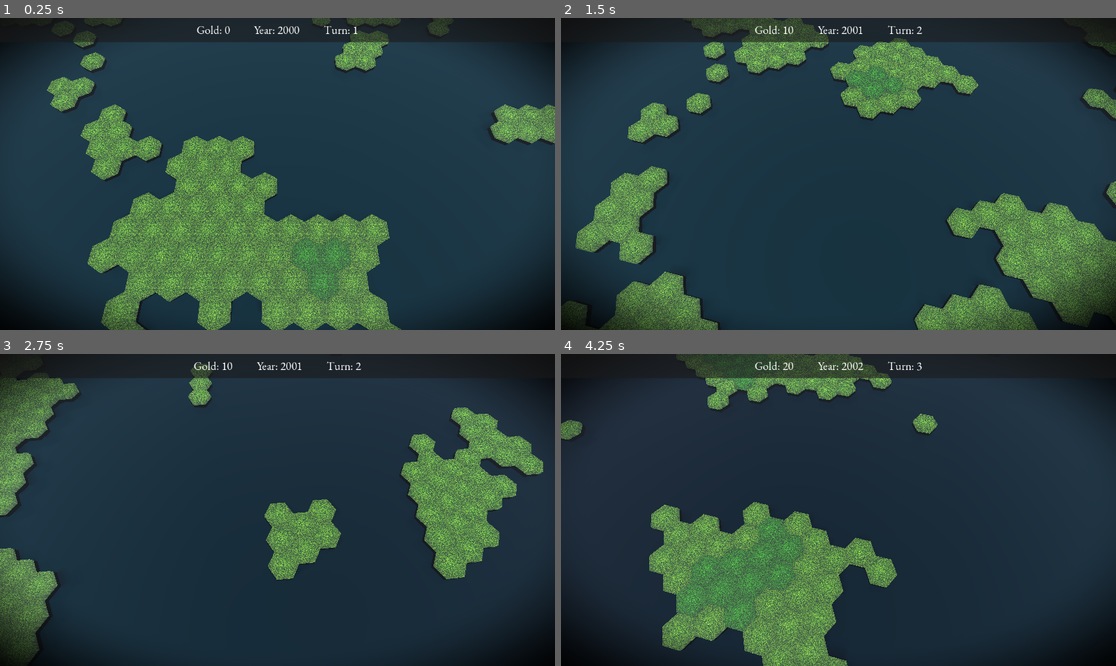
Above: before the commit, frames 1-4 (two rows, left to right).
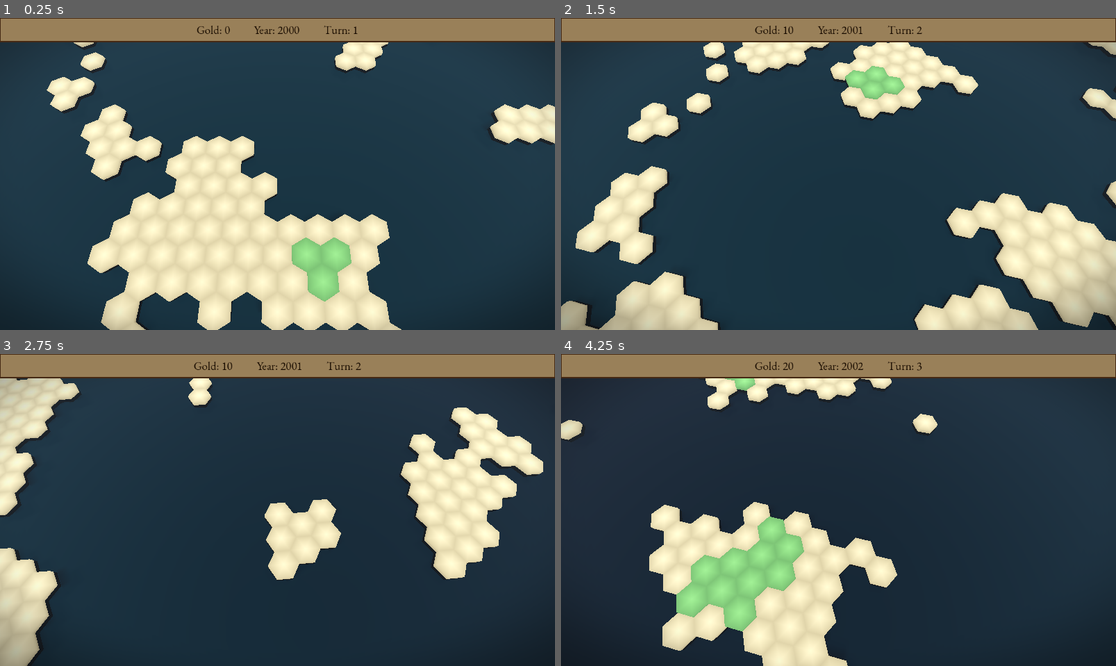
Above: after the commit, the same moments.

Repository: rfdickerson/new-game-project
Game: Godot game, scene res://node_3d.tscn
The game is run twice, just before and just after one commit, with the same random seed, the same clock (stepped at 60 frames per second) and the same inputs. A sky picture missing from this copy of the repository is replaced by a grey-blue gradient.
Inputs (mouse positions are in pixels of both pictures, inside the frame that each line leads up to):
- Up to frame 1 (0.25 s): no input
- Up to frame 2 (1.5 s): tap Enter at 0.5 s; move the mouse to (960, 158) at 0.52 s; hold Right (ui_right) 0.53-1.25 s; tap 1 at 0.6 s; click (960, 158) at 0.67 s; drag from (727, 189) to (810, 236) at 1.27 s
- Up to frame 3 (2.75 s): tap Space at 2 s; move the mouse to (333, 441) at 2.02 s; hold Right (ui_right) from 2.03 s (still down); tap 3 at 2.1 s
- Up to frame 4 (4.25 s): release Right (ui_right) at 2.75 s; drag from (810, 572) to (672, 463) at 2.77 s; tap Enter at 3.5 s; move the mouse to (1005, 556) at 3.52 s; hold Left (ui_left) from 3.53 s (still down); tap R at 3.6 s

The runs differ from the first frame. In frame 1, 35% of the frame differs, in the area x 0-100%, y 0-100%; in frame 2, 30%; in frame 3, 24%; in frame 4, 25%.

Commit message:
made UI muddy

Diff:
--- a/node_3d.tscn
+++ b/node_3d.tscn
@@ -1,14 +1,13 @@
-[gd_scene load_steps=14 format=3 uid="uid://mgp02mkor0at"]
+[gd_scene load_steps=16 format=3 uid="uid://mgp02mkor0at"]
 
 [ext_resource type="Script" uid="uid://dgfthppy3x5tv" path="res://subdivided_plane.gd" id="1_3djyb"]
 [ext_resource type="Script" uid="uid://dci8lfo4sk8xp" path="res://plane_controller.gd" id="2_mh8ky"]
 [ext_resource type="Script" uid="uid://cjm3h5x8qw7yk" path="res://hexagon_grid.gd" id="3_hexgrid"]
 [ext_resource type="Script" uid="uid://c1vewl8x26427" path="res://strategy_camera.gd" id="4_camera"]
-[ext_resource type="Texture2D" uid="uid://du823vv3j5ami" path="res://textures/grass.png" id="4_jka67"]
 [ext_resource type="Shader" uid="uid://crm628pnootga" path="res://vignette_postprocess.gdshader" id="5_vignette_shader"]
 [ext_resource type="Texture2D" uid="uid://1vrxwvixh7au" path="res://textures/sunny_rose_garden_1k.exr" id="6_skybox"]
-[ext_resource type="Script" path="res://game_ui.gd" id="7_game_ui"]
-[ext_resource type="FontFile" path="res://EBGaramond-VariableFont_wght.ttf" id="8_garamond"]
+[ext_resource type="Script" uid="uid://c74v0h4beaiwg" path="res://game_ui.gd" id="7_game_ui"]
+[ext_resource type="FontFile" uid="uid://baubrtgwtnyh3" path="res://EBGaramond-VariableFont_wght.ttf" id="8_garamond"]
 
 [sub_resource type="PanoramaSkyMaterial" id="PanoramaSkyMaterial_skybox"]
 panorama = ExtResource("6_skybox")
@@ -40,14 +39,24 @@
 
 [sub_resource type="ShaderMaterial" id="ShaderMaterial_vignette"]
 shader = ExtResource("5_vignette_shader")
-shader_parameter/vignette_intensity = 1.0
+shader_parameter/vignette_intensity = 0.4
 shader_parameter/vignette_center = Vector2(0.5, 0.5)
 shader_parameter/vignette_radius = 0.75
 shader_parameter/vignette_smoothness = 0.4
 
+[sub_resource type="StyleBoxFlat" id="StyleBoxFlat_parchment"]
+bg_color = Color(0.6, 0.5, 0.35, 1)
+border_width_left = 2
+border_width_top = 2
+border_width_right = 2
+border_width_bottom = 2
+border_color = Color(0.27, 0.16, 0.08, 1)
+
 [sub_resource type="Theme" id="Theme_garamond"]
 default_font = ExtResource("8_garamond")
 default_font_size = 24
+Label/colors/font_color = Color(0.1, 0.05, 0.0, 1)
+Panel/styles/panel = SubResource("StyleBoxFlat_parchment")
 
 [node name="Node3D" type="Node3D"]
 script = ExtResource("2_mh8ky")
@@ -78,7 +87,6 @@
 hex_height = 0.25
 gap_size = 0.0
 color_water = Color(0.05882353, 0.2784314, 0.3882353, 0.8784314)
-grass_texture = ExtResource("4_jka67")
 grass_texture_scale = 0.5
 land_percentage = 0.465
 noise_scale = 0.12
